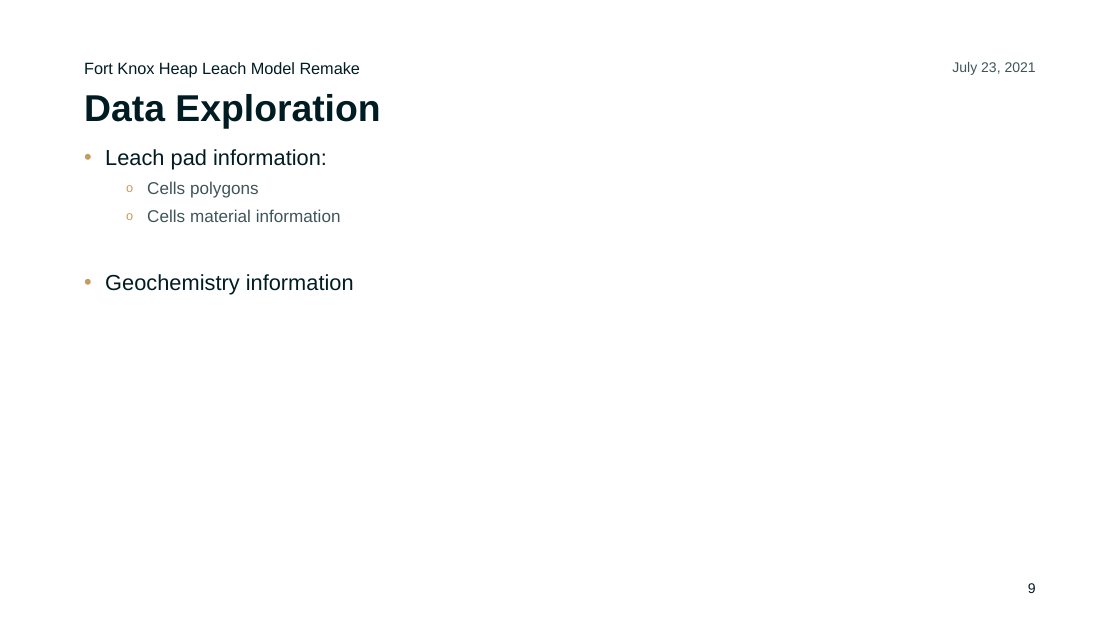
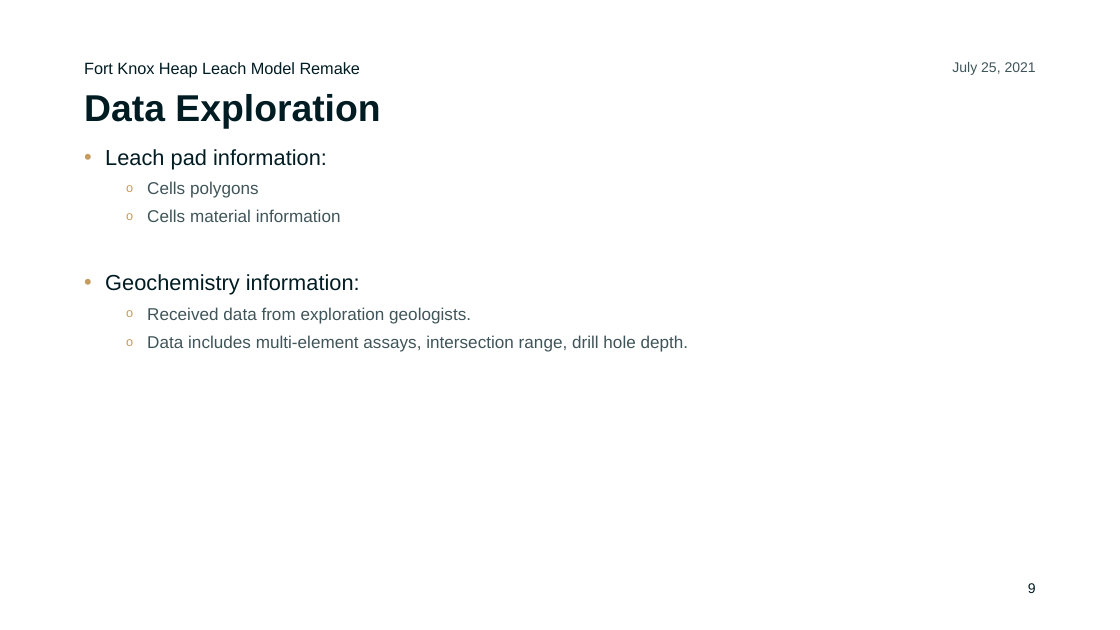
Before and after one commit to ChiefMetDing/FK_HL_Model_Remake, a slide deck: slide 9 of FK_HL_Model_Remake.pptx. Drawn at 1120x630 pixels with LibreOffice and Linux fonts; fonts in the diff are those of the drawing; background and template pictures are left out. Boxes give left, top, right and bottom in pixels: in the first picture for what was removed or moved away, otherwise in the second. Text is boxed around its words. In the diff, an @@ line names an element or a change of style, - is before the commit and + after.

```diff
--- a/FK_HL_Model_Remake.pptx
+++ b/FK_HL_Model_Remake.pptx
@@ text at [952,62,1036,75]: text changed @@
-July 23, 2021
+July 25, 2021
@@ text at [105,274,689,352]: text changed; size 14 to 11 pt; text colour #001C23 to #405559 @@
-• Geochemistry information
+• Geochemistry information:
+  o Received data from exploration geologists.
+  o Data includes multi-element assays, intersection range, drill hole depth.
```
Also in this commit, not shown: 6 other slides changed.
